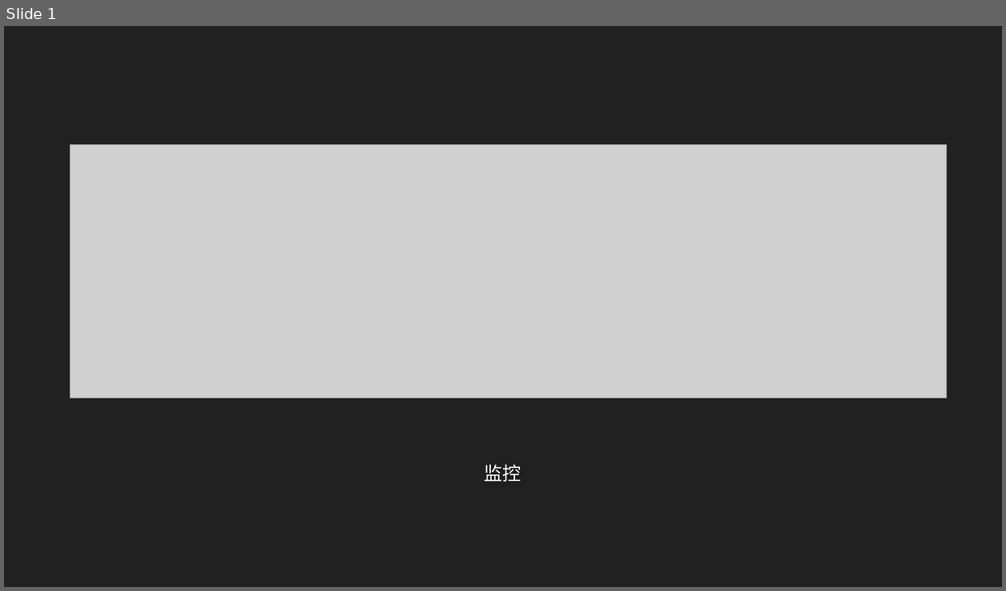
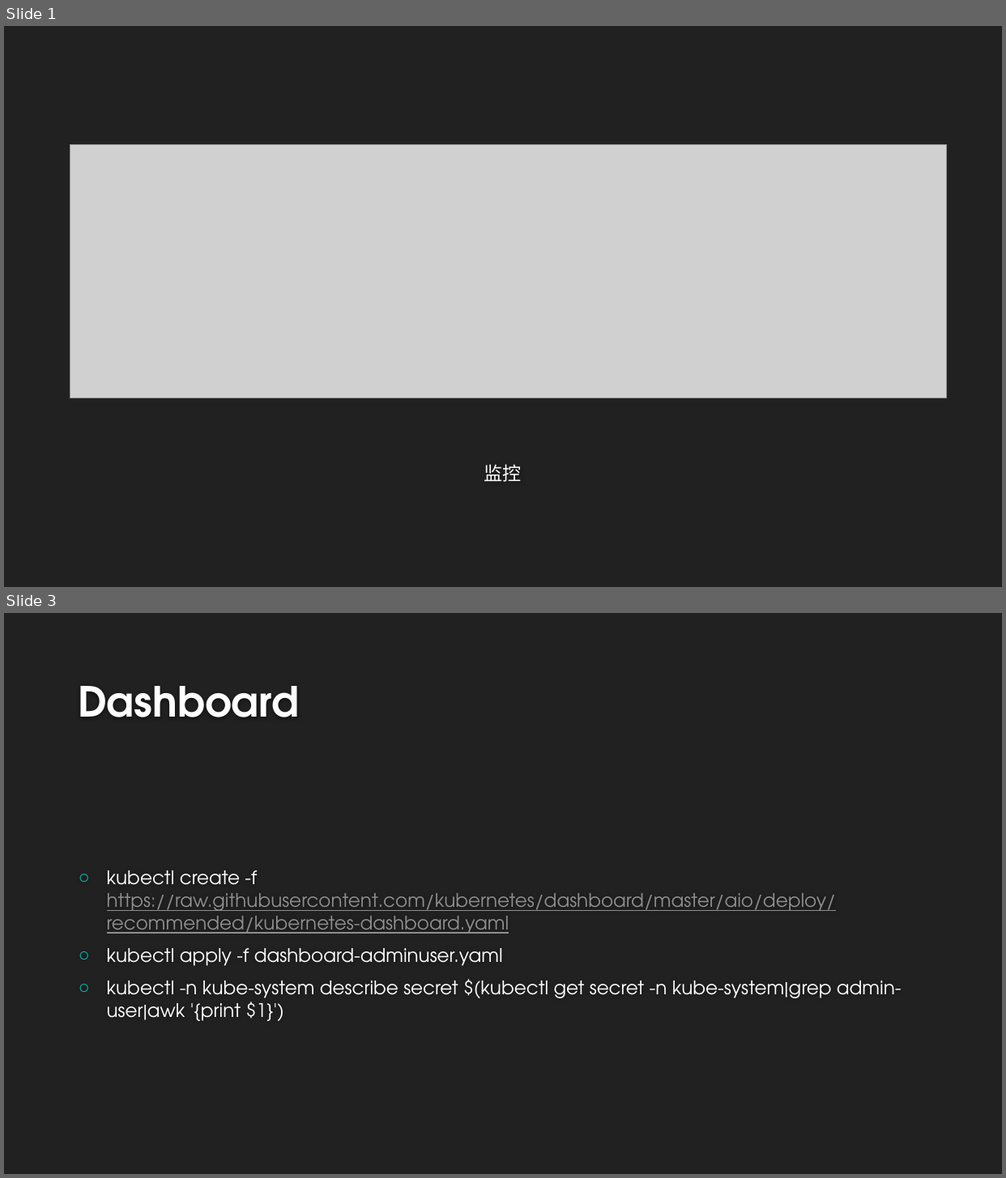
Before and after one commit to airuitian/CloudNative, a slide deck: kubernetes/k8s007.pptx. Shown one above the other, each under a label of ours: slide 1 before the commit, slides 1 and 3 after it; the slides between them are not shown. The pictures are 1006x591 and 1006x1178 pixels, drawn with LibreOffice and Linux fonts; fonts in the diff are those of the drawing; grey boxes stand for pictures; background and template pictures are left out. Boxes give left, top, right and bottom in pixels: in the first picture for what was removed or moved away, otherwise in the second. Text is boxed around its words. In the diff, an @@ line names an element or a change of style, - is before the commit and + after.

```diff
--- a/kubernetes/k8s007.pptx
+++ b/kubernetes/k8s007.pptx
@@ slide 3 added at [4, 613, 1002, 1174], background #212121 @@
@@ title added at [78, 686, 299, 717], 40 pt, text #FEFEFE, bold @@
+Dashboard
@@ text added at [107, 871, 901, 1021], 18 pt, text #FFFFFF @@
+○ kubectl create -f https://raw.githubusercontent.com/kubernetes/dashboard/master/aio/deploy/recommended/kubernetes-dashboard.yaml
+○ kubectl apply -f dashboard-adminuser.yaml
+○ kubectl -n kube-system describe secret $(kubectl get secret -n kube-system|grep admin-user|awk '{print $1}')
```
Also in this commit, not shown: 1 slide changed, 12 other slides added, 1 other file.
